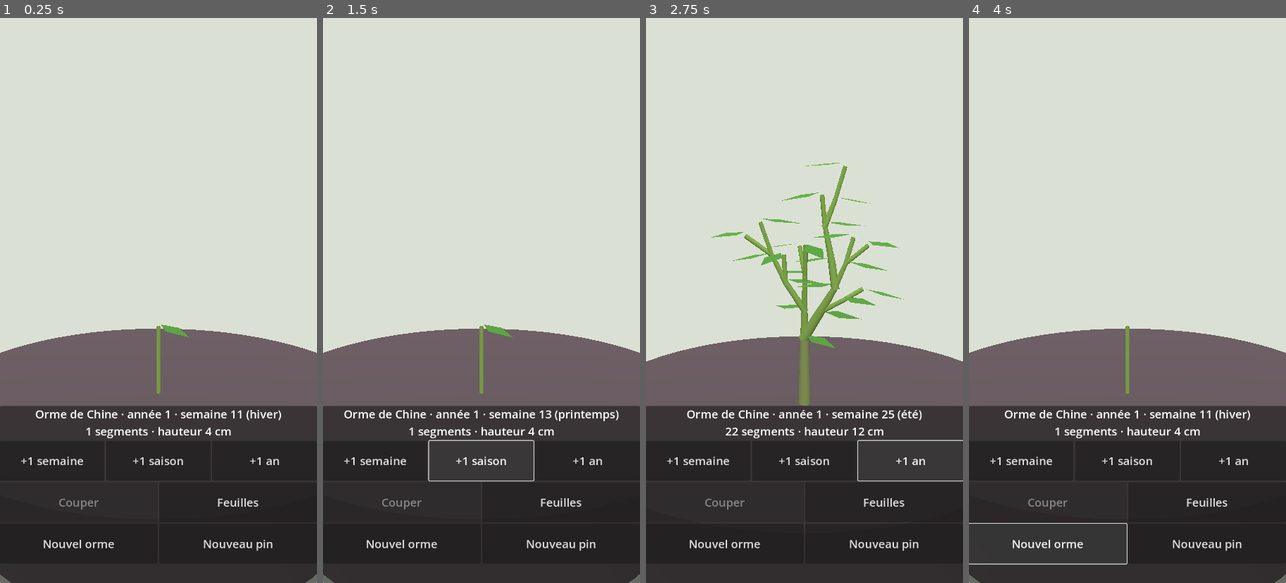
Above: before the commit, frames 1-4 (left to right).
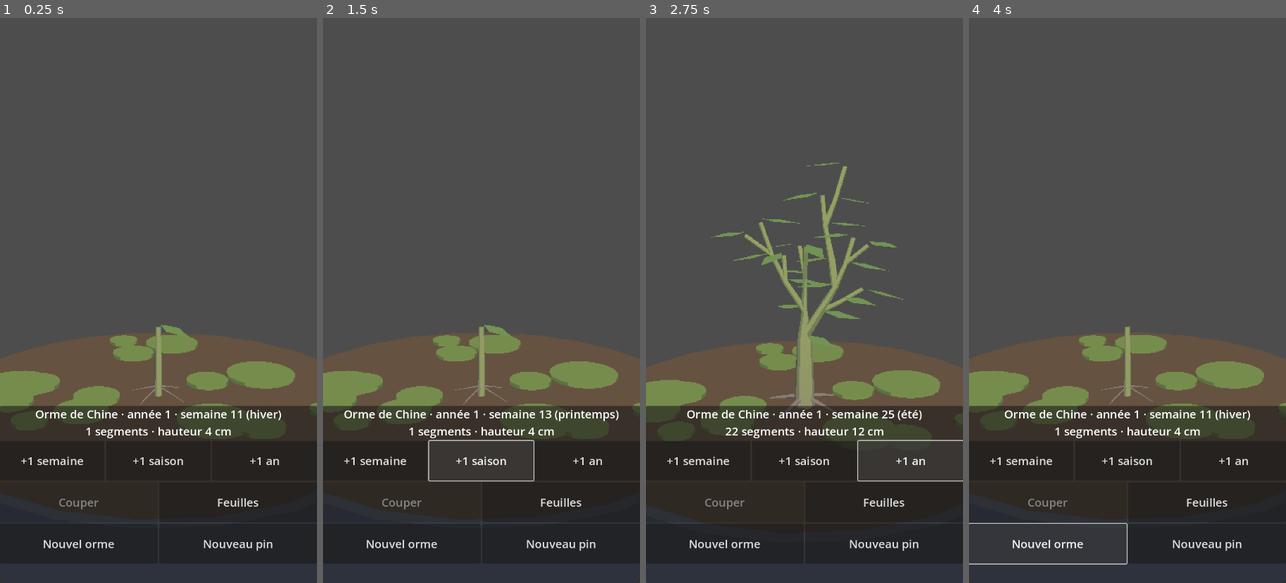
Above: after the commit, the same moments.

Repository: Ankool29/bonzai
Game: Godot game, scene res://scenes/main.tscn
Same seed, same stepped clock (60 frames per second), same inputs: the game is played once before the commit and once after it.
Inputs:
- Up to frame 1 (0.25 s): no input
- Up to frame 2 (1.5 s): click "+1 semaine" at 0.5 s; click "+1 saison" at 1.25 s
- Up to frame 3 (2.75 s): click "+1 an" at 2 s
- Up to frame 4 (4 s): click "Feuilles" at 2.75 s; click "Nouvel orme" at 3.5 s

The runs differ from the first frame. In frame 1, 69% of the frame differs, in the area x 0-100%, y 0-100%; in frame 2, 69%; in frame 3, 68%; in frame 4, 69%.

Commit message:
Étape 5 : rendu pixel art 3D façon estampe (basse résolution, aplats, contours encre, tubes, nebari)
Co-Authored-By: Claude Opus 5.5 <noreply@anthropic.com>
Claude-Session: https://claude.ai/code/session_01MAppfJEzF7Td7hJP7q14tM

Diff:
--- a/scenes/main.tscn
+++ b/scenes/main.tscn
@@ -2,5 +2,5 @@
 
 [ext_resource type="Script" path="res://scripts/main.gd" id="1"]
 
-[node name="Main" type="Node3D"]
+[node name="Main" type="Node"]
 script = ExtResource("1")
--- a/scripts/main.gd
+++ b/scripts/main.gd
@@ -1,9 +1,16 @@
-extends Node3D
-## Étape 1 : un orme qui pousse et qu'on taille. Vue 3D simple, rotation au doigt, pincer pour zoomer.
+extends Node
+## Un bonsaï qui pousse et qu'on taille. Rendu pixel art 3D façon estampe : la scène est rendue en basse
+## résolution (SubViewport) puis agrandie sans lissage. Rotation au doigt, pincer pour zoomer.
+
+const TOON := preload("res://shaders/toon.gdshader")
+const INK := preload("res://shaders/ink.gdshader")
+const TARGET_WIDTH := 480.0   # largeur du rendu en pixels
 
 var sim := TreeSim.new()
 var tree_mi := MeshInstance3D.new()
 var cam := Camera3D.new()
+var world := Node3D.new()
+var shrink := 3
 var yaw := 0.6
 var pitch := 0.25
 var dist := 0.35
@@ -27,45 +34,72 @@
 
 
 func _ready() -> void:
-	ui_scale = get_viewport().get_visible_rect().size.x / 720.0
+	var screen := get_viewport().get_visible_rect().size
+	ui_scale = screen.x / 720.0
+	shrink = maxi(1, roundi(screen.x / TARGET_WIDTH))
+	var box := SubViewportContainer.new()
+	box.stretch = true
+	box.stretch_shrink = shrink
+	box.texture_filter = CanvasItem.TEXTURE_FILTER_NEAREST
+	box.mouse_filter = Control.MOUSE_FILTER_IGNORE
+	box.set_anchors_preset(Control.PRESET_FULL_RECT)
+	add_child(box)
+	var vp := SubViewport.new()
+	box.add_child(vp)
+	vp.add_child(world)
 	sim.reset()
-	var mat := StandardMaterial3D.new()
-	mat.vertex_color_use_as_albedo = true
-	mat.roughness = 1.0
-	mat.cull_mode = BaseMaterial3D.CULL_DISABLED
-	tree_mi.material_override = mat
-	add_child(tree_mi)
+	tree_mi.material_override = _toon(Color.WHITE)
+	world.add_child(tree_mi)
 	cam.near = 0.005
+	cam.far = 20.0
 	cam.fov = 45.0
-	add_child(cam)
-	var sun := DirectionalLight3D.new()
-	sun.rotation_degrees = Vector3(-50, 30, 0)
-	add_child(sun)
-	var env := Environment.new()
-	env.background_mode = Environment.BG_COLOR
-	env.background_color = Color(0.86, 0.88, 0.83)
-	env.ambient_light_source = Environment.AMBIENT_SOURCE_COLOR
-	env.ambient_light_color = Color(0.7, 0.7, 0.7)
-	var we := WorldEnvironment.new()
-	we.environment = env
-	add_child(we)
+	world.add_child(cam)
+	var ink := MeshInstance3D.new()  # contours et papier, passe plein écran
+	var quad := QuadMesh.new()
+	quad.size = Vector2(2, 2)
+	ink.mesh = quad
+	ink.extra_cull_margin = 16384.0
+	var im := ShaderMaterial.new()
+	im.shader = INK
+	ink.material_override = im
+	cam.add_child(ink)
 	_add_pot()
 	_build_ui()
 	_refresh()
 
 
+func _toon(c: Color) -> ShaderMaterial:
+	var m := ShaderMaterial.new()
+	m.shader = TOON
+	m.set_shader_parameter("tint", c)
+	return m
+
+
+func _add_cyl(r_top: float, r_bot: float, h: float, pos: Vector3, c: Color) -> void:
+	var mi := MeshInstance3D.new()
+	var cyl := CylinderMesh.new()
+	cyl.top_radius = r_top
+	cyl.bottom_radius = r_bot
+	cyl.height = h
+	cyl.radial_segments = 24
+	cyl.rings = 1
+	mi.mesh = cyl
+	mi.position = pos
+	mi.material_override = _toon(c)
+	world.add_child(mi)
+
+
+## Pot émaillé dans un ton sourd, terre et quelques touches de mousse.
 func _add_pot() -> void:
-	var pot := MeshInstance3D.new()
-	var cyl := CylinderMesh.new()
-	cyl.top_radius = 0.12
-	cyl.bottom_radius = 0.1
-	cyl.height = 0.06
-	pot.mesh = cyl
-	pot.position.y = -0.031
-	var m := StandardMaterial3D.new()
-	m.albedo_color = Color(0.35, 0.3, 0.32)
-	pot.material_override = m
-	add_child(pot)
+	_add_cyl(0.12, 0.1, 0.06, Vector3(0, -0.035, 0), Color(0.38, 0.42, 0.5))
+	_add_cyl(0.114, 0.114, 0.004, Vector3(0, -0.004, 0), Color(0.4, 0.32, 0.25))
+	var rng := RandomNumberGenerator.new()
+	rng.seed = 7
+	for k in 14:
+		var ang := rng.randf() * TAU
+		var d := rng.randf_range(0.03, 0.1)
+		var r := rng.randf_range(0.008, 0.02)
+		_add_cyl(r, r, 0.004, Vector3(cos(ang) * d, -0.002, sin(ang) * d), Color(0.46, 0.55, 0.3))
 
 
 func _build_ui() -> void:
@@ -230,8 +264,9 @@
 
 ## Sélectionne le segment le plus proche du doigt à l'écran.
 func _select_at(pos: Vector2) -> void:
+	pos /= shrink  # coordonnées du rendu basse résolution
 	var best := -1
-	var best_d := 40.0 * ui_scale
+	var best_d := 40.0 * ui_scale / shrink
 	for i in sim.segs.size():
 		var s := sim.segs[i]
 		if sim.growth(s, sim.week + frac) <= 0.0:
--- a/scripts/species.gd
+++ b/scripts/species.gd
@@ -3,6 +3,7 @@
 
 const ELM := {
 	"name": "Orme de Chine",
+	"bark": Color(0.55, 0.5, 0.45),
 	"internode": 0.018,
 	"alpha": 1.6,
 	"apical": 0.53,
@@ -26,6 +27,7 @@
 ## forte dominance apicale, aiguilles 3 ans, presque pas de rebourgeonnage sur le vieux bois.
 const PINE := {
 	"name": "Pin noir du Japon",
+	"bark": Color(0.45, 0.36, 0.31),
 	"internode": 0.02,
 	"alpha": 1.6,
 	"apical": 0.62,
--- a/scripts/tree_mesh.gd
+++ b/scripts/tree_mesh.gd
@@ -1,76 +1,72 @@
 class_name TreeMesh
 extends RefCounted
-## Construit le maillage de l'arbre à l'instant t (semaines) : un cylindre à 6 faces par segment,
-## les pousses en cours s'allongent, couleur selon l'âge et la santé.
+## Construit le maillage de l'arbre à l'instant t (semaines) : chaque axe (tronc, branche, rameau) est
+## un tube continu qui s'affine, les pousses en cours s'allongent, couleurs façon estampe selon l'âge
+## et la santé. Feuilles d'orme ou aiguilles de pin, et un nebari provisoire au pied.
 
 const SIDES := 6
-const YOUNG := Color(0.45, 0.62, 0.25)   # pousse de l'année
-const BARK := Color(0.45, 0.38, 0.32)
-const SELECTED := Color(1.0, 0.35, 0.2)
-const WEAK := Color(0.8, 0.72, 0.3)     # branche qui s'affaiblit à l'ombre
-const DRY := Color(0.72, 0.7, 0.64)     # bois mort
-const LEAF := Color(0.3, 0.55, 0.2)
-const LEAF_AUTUMN := Color(0.85, 0.7, 0.2)
-const LEAF_LEN := 0.02                  # orme : petite feuille ovale (~2 cm)
-const NEEDLE := Color(0.13, 0.33, 0.16)
-const NEEDLE_LEN := 0.035               # pin noir en bonsaï : aiguilles de 3 à 5 cm
-
-
-static func build(sim: TreeSim, highlight: PackedInt32Array, t: float, leaves: bool) -> ArrayMesh:
+const YOUNG := Color(0.58, 0.64, 0.38)   # pousse de l'année
+const SELECTED := Color(0.85, 0.27, 0.18)  # vermillon
+const WEAK := Color(0.84, 0.68, 0.3)     # branche qui s'affaiblit à l'ombre
+const DRY := Color(0.8, 0.77, 0.7)       # bois mort
+const LEAF := Color(0.45, 0.58, 0.33)    # vert sauge
+const LEAF_AUTUMN := Color(0.86, 0.64, 0.26)
+const LEAF_LEN := 0.02                   # orme : petite feuille ovale (~2 cm)
+const NEEDLE := Color(0.18, 0.34, 0.3)   # vert sombre bleuté
+const NEEDLE_LEN := 0.035                # pin noir en bonsaï : aiguilles de 3 à 5 cm
+
+var sim: TreeSim
+var t := 0.0
+var verts := PackedVector3Array()
+var norms := PackedVector3Array()
+var cols := PackedColorArray()
+var idx := PackedInt32Array()
+var seg_col := PackedColorArray()
+var seg_f := PackedFloat32Array()
+
+
+static func build(s: TreeSim, highlight: PackedInt32Array, time: float, leaves: bool) -> ArrayMesh:
+	var m := TreeMesh.new()
+	m.sim = s
+	m.t = time
+	return m._build(highlight, leaves)
+
+
+func _build(highlight: PackedInt32Array, leaves: bool) -> ArrayMesh:
+	var n := sim.segs.size()
 	var marked := {}
 	for i in highlight:
 		marked[i] = true
-	var verts := PackedVector3Array()
-	var norms := PackedVector3Array()
-	var cols := PackedColorArray()
-	var idx := PackedInt32Array()
 	var weak := PackedByteArray()
-	weak.resize(sim.segs.size())
-	for i in sim.segs.size():
+	weak.resize(n)
+	seg_col.resize(n)
+	seg_f.resize(n)
+	for i in n:
 		var s := sim.segs[i]
 		weak[i] = 1 if s.weak > 0 or (s.parent >= 0 and weak[s.parent] == 1) else 0
-		var f := sim.growth(s, t)
-		var d := s.end - s.start
-		var l := d.length() * f
-		if l < 0.0001:
-			continue
-		d = d.normalized()
-		var a := d.cross(Vector3.UP)
-		if a.length() < 0.01:
-			a = d.cross(Vector3.RIGHT)
-		a = a.normalized()
-		var b := d.cross(a)
-		var r0 := s.radius
-		var r1 := sim.segs[s.main_child].radius if s.main_child >= 0 and f >= 1.0 else sim.tip_radius
-		r1 = minf(r0, r1)
-		var col := YOUNG.lerp(BARK, clampf((t - s.born) / 52.0, 0.0, 1.0))
+		seg_f[i] = sim.growth(s, t)
+		var col := YOUNG.lerp(sim.bark, clampf((t - s.born) / 52.0, 0.0, 1.0))
 		if marked.has(i):
 			col = SELECTED
 		elif s.dry:
 			col = DRY
 		elif weak[i] == 1:
 			col = col.lerp(WEAK, 0.7)
-		var tip := s.start + d * l
-		var base := verts.size()
-		for k in SIDES:
-			var ang := TAU * k / SIDES
-			var n := a * cos(ang) + b * sin(ang)
-			verts.append(s.start - d * r0 * 0.5 + n * r0)  # léger recouvrement pour cacher les jointures
-			verts.append(tip + n * r1)
-			norms.append(n)
-			norms.append(n)
-			cols.append(col)
-			cols.append(col)
-		for k in SIDES:
-			var p0 := base + k * 2
-			var p1 := base + ((k + 1) % SIDES) * 2
-			for v in [p0, p0 + 1, p1, p1, p0 + 1, p1 + 1]:
-				idx.append(v)
-		if leaves and not s.dry:
+		seg_col[i] = col
+	for i in n:
+		var s := sim.segs[i]
+		var starts_axis := s.parent < 0 or sim.segs[s.parent].main_child != i
+		if starts_axis and seg_f[i] > 0.0:
+			_axis(i)
+		if leaves and not s.dry and seg_f[i] > 0.0:
+			var d := (s.end - s.start).normalized()
+			var l := (s.end - s.start).length() * seg_f[i]
 			if sim.leaf_years > 0:
-				_needles(s, t, f, d, l, sim.leaf_years, weak[i] == 1, marked.has(i), verts, norms, cols, idx)
+				_needles(s, d, l, weak[i] == 1, marked.has(i))
 			else:
-				_leaf(s, t, f, weak[i] == 1, marked.has(i), verts, norms, cols, idx)
+				_leaf(s, seg_f[i], weak[i] == 1, marked.has(i))
+	if n > 0:
+		_nebari()
 	var mesh := ArrayMesh.new()
 	if verts.is_empty():
 		return mesh
@@ -84,10 +80,88 @@
 	return mesh
 
 
+## Un axe : la suite des prolongements depuis le segment i0, en un seul tube.
+func _axis(i0: int) -> void:
+	var chain: Array[int] = []
+	var k := i0
+	while k >= 0 and seg_f[k] > 0.0:
+		chain.append(k)
+		if seg_f[k] < 1.0:
+			break
+		k = sim.segs[k].main_child
+	var s0 := sim.segs[i0]
+	var dir0 := (s0.end - s0.start).normalized()
+	var a := _perp(dir0)
+	var r0 := s0.radius
+	var c0 := s0.start
+	if i0 == 0:  # pied du tronc : évasement
+		r0 *= 1.7
+		c0.y -= 0.005
+	var prev := _ring(c0, dir0, a, r0, seg_col[i0])
+	for m in chain.size():
+		var s := sim.segs[chain[m]]
+		var d := (s.end - s.start).normalized()
+		var tip := s.start + (s.end - s.start) * seg_f[chain[m]]
+		var nxt := chain[m + 1] if m + 1 < chain.size() else -1
+		var r := sim.segs[nxt].radius if nxt >= 0 else sim.tip_radius
+		var c := seg_col[nxt] if nxt >= 0 else seg_col[chain[m]]
+		if nxt >= 0:
+			d = (d + (sim.segs[nxt].end - sim.segs[nxt].start).normalized()).normalized()
+		if i0 == 0 and m == 0:
+			r = maxf(r, s.radius) * 1.15
+		a = (a - d * a.dot(d)).normalized()  # transport parallèle : le tube ne se vrille pas
+		var cur := _ring(tip, d, a, minf(r, s.radius * 1.15), c)
+		_join(prev, cur)
+		prev = cur
+
+
+## Racines de surface provisoires, à la taille du tronc (en attendant les racines simulées).
+func _nebari() -> void:
+	var r := sim.segs[0].radius
+	var col := sim.bark
+	for k in 5:
+		var ang := k * TAU / 5.0 + 0.5 * sin(k * 7.1)
+		var dir := Vector3(cos(ang), 0, sin(ang))
+		var a := Vector3.UP
+		var pts := [dir * r * 0.6 + Vector3.UP * 0.003, dir * (r * 1.8 + 0.008), dir * (r * 2.8 + 0.018) + Vector3.DOWN * 0.004]
+		var rads := [r * 0.45, r * 0.25, r * 0.06]
+		var prev := _ring(pts[0], dir, a, rads[0], col)
+		for q in range(1, 3):
+			var cur := _ring(pts[q], (pts[q] - pts[q - 1]).normalized(), a, rads[q], col)
+			_join(prev, cur)
+			prev = cur
+
+
+func _perp(d: Vector3) -> Vector3:
+	var a := d.cross(Vector3.UP)
+	if a.length() < 0.01:
+		a = d.cross(Vector3.RIGHT)
+	return a.normalized()
+
+
+func _ring(c: Vector3, d: Vector3, a: Vector3, r: float, col: Color) -> int:
+	a = (a - d * a.dot(d)).normalized()
+	var b := d.cross(a)
+	var base := verts.size()
+	for k in SIDES:
+		var ang := TAU * k / SIDES
+		var nrm := a * cos(ang) + b * sin(ang)
+		verts.append(c + nrm * r)
+		norms.append(nrm)
+		cols.append(col)
+	return base
+
+
+func _join(r0: int, r1: int) -> void:
+	for k in SIDES:
+		var k1 := (k + 1) % SIDES
+		for v in [r0 + k, r1 + k, r0 + k1, r0 + k1, r1 + k, r1 + k1]:
+			idx.append(v)
+
+
 ## Feuille de l'orme : une par nœud, seulement sur les pousses de l'année (caduc).
 ## Débourre avec la pousse, jaunit en octobre, tombe en novembre.
-static func _leaf(s: TreeSim.Seg, t: float, f: float, weak: bool, selected: bool,
-		verts: PackedVector3Array, norms: PackedVector3Array, cols: PackedColorArray, idx: PackedInt32Array) -> void:
+func _leaf(s: TreeSim.Seg, f: float, weak: bool, selected: bool) -> void:
 	if floori(s.born / 52.0) != floori(t / 52.0):
 		return
 	var w := fposmod(t, 52.0)
@@ -116,21 +190,16 @@
 
 
 ## Aiguilles de pin : par paires, le long des pousses des dernières années (persistantes).
-static func _needles(s: TreeSim.Seg, t: float, f: float, d: Vector3, l: float, years: int, weak: bool,
-		selected: bool, verts: PackedVector3Array, norms: PackedVector3Array, cols: PackedColorArray,
-		idx: PackedInt32Array) -> void:
-	if t - s.born > years * 52:
+func _needles(s: TreeSim.Seg, d: Vector3, l: float, weak: bool, selected: bool) -> void:
+	if t - s.born > sim.leaf_years * 52:
 		return
 	var col := NEEDLE.lerp(WEAK, 0.6) if weak else NEEDLE
 	if selected:
 		col = SELECTED
-	var a := d.cross(Vector3.UP)
-	if a.length() < 0.01:
-		a = d.cross(Vector3.RIGHT)
-	a = a.normalized()
+	var a := _perp(d)
 	var b := d.cross(a)
 	var pairs := clampi(int(l / 0.004), 1, 6)
-	var nl := NEEDLE_LEN * f
+	var nl := NEEDLE_LEN * sim.growth(s, t)
 	for k in pairs:
 		var p := s.start + d * l * (k + 0.5) / pairs
 		var ang := s.phase + k * 2.4
@@ -141,7 +210,7 @@
 			var base := verts.size()
 			for q in [p - wv, p + wv, p + dir * nl]:
 				verts.append(q)
-				norms.append(r)
+				norms.append((r + Vector3.UP).normalized())
 				cols.append(col)
 			idx.append(base)
 			idx.append(base + 1)
--- a/scripts/tree_sim.gd
+++ b/scripts/tree_sim.gd
@@ -36,6 +36,7 @@
 
 # --- Paramètres de l'espèce (valeurs de l'orme ; remplacés par la fiche de scripts/species.gd) ---
 var name := "Orme de Chine"
+var bark := Color(0.55, 0.5, 0.45)   # écorce grise et lisse
 var internode := 0.018
 var alpha := 1.6              # vigueur totale = alpha × lumière captée
 var apical := 0.53            # part de vigueur donnée à l'axe principal (λ)
--- /dev/null
+++ b/shaders/ink.gdshader
@@ -0,0 +1,38 @@
+// Passe plein écran : contour d'un pixel couleur encre autour des silhouettes (saut de profondeur)
+// et fond papier washi légèrement grainé.
+shader_type spatial;
+render_mode unshaded, depth_draw_never, depth_test_disabled, cull_disabled, shadows_disabled;
+
+uniform sampler2D depth_tex : hint_depth_texture, filter_nearest;
+uniform vec3 ink : source_color = vec3(0.22, 0.17, 0.15);
+uniform vec3 paper : source_color = vec3(0.93, 0.89, 0.81);
+
+void vertex() {
+	POSITION = vec4(VERTEX.xy, 1.0, 1.0);
+}
+
+float lin_depth(vec2 uv, mat4 inv_proj) {
+	float d = texture(depth_tex, uv).r;
+	vec4 v = inv_proj * vec4(uv * 2.0 - 1.0, d, 1.0);
+	return -v.z / v.w;
+}
+
+void fragment() {
+	vec2 px = 1.0 / VIEWPORT_SIZE;
+	ALPHA = 1.0;  // passe transparente : la seule qui peut lire la profondeur
+	float c = lin_depth(SCREEN_UV, INV_PROJECTION_MATRIX);
+	if (c > 15.0) {
+		float g = fract(sin(dot(floor(FRAGCOORD.xy), vec2(12.9898, 78.233))) * 43758.5453);
+		ALBEDO = paper * (0.975 + 0.025 * g);
+	} else {
+		float m = 0.0;
+		m = max(m, lin_depth(SCREEN_UV + vec2(px.x, 0.0), INV_PROJECTION_MATRIX) - c);
+		m = max(m, lin_depth(SCREEN_UV - vec2(px.x, 0.0), INV_PROJECTION_MATRIX) - c);
+		m = max(m, lin_depth(SCREEN_UV + vec2(0.0, px.y), INV_PROJECTION_MATRIX) - c);
+		m = max(m, lin_depth(SCREEN_UV - vec2(0.0, px.y), INV_PROJECTION_MATRIX) - c);
+		if (m < 0.01 + c * 0.03) {
+			discard;
+		}
+		ALBEDO = ink;
+	}
+}
--- /dev/null
+++ b/shaders/toon.gdshader
@@ -0,0 +1,20 @@
+// Éclairage en aplats façon estampe : trois tons par couleur, ombre teintée indigo.
+shader_type spatial;
+render_mode unshaded, cull_disabled;
+
+uniform vec4 tint : source_color = vec4(1.0);
+uniform vec3 sun = vec3(0.45, 0.8, 0.4);
+
+varying vec3 world_normal;
+
+void vertex() {
+	world_normal = (MODEL_MATRIX * vec4(NORMAL, 0.0)).xyz;
+}
+
+void fragment() {
+	vec3 base = COLOR.rgb * tint.rgb;
+	float l = dot(normalize(world_normal), normalize(sun));
+	vec3 shade = base * vec3(0.52, 0.56, 0.74);
+	vec3 mid = mix(shade, base, 0.55);
+	ALBEDO = l > 0.4 ? base : (l > -0.05 ? mid : shade);
+}
Not shown, changed: CLAUDE.md
Not shown, changed: docs/A_CORRIGER.md
Not shown, changed: docs/CONCEPTION.md
Not shown, added: docs/ETAPE5.md
